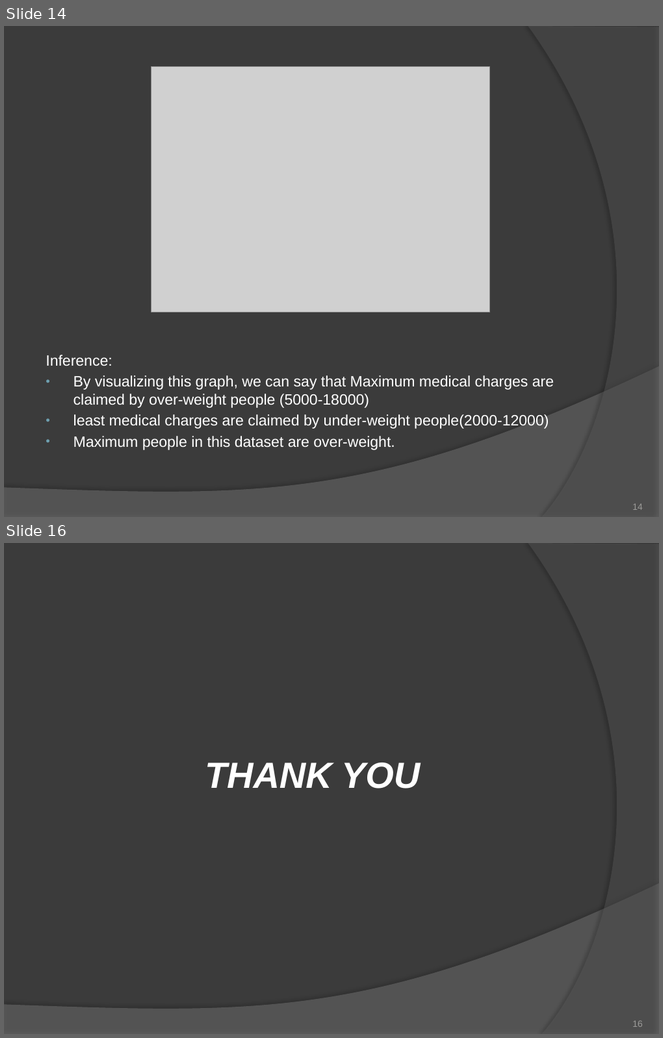
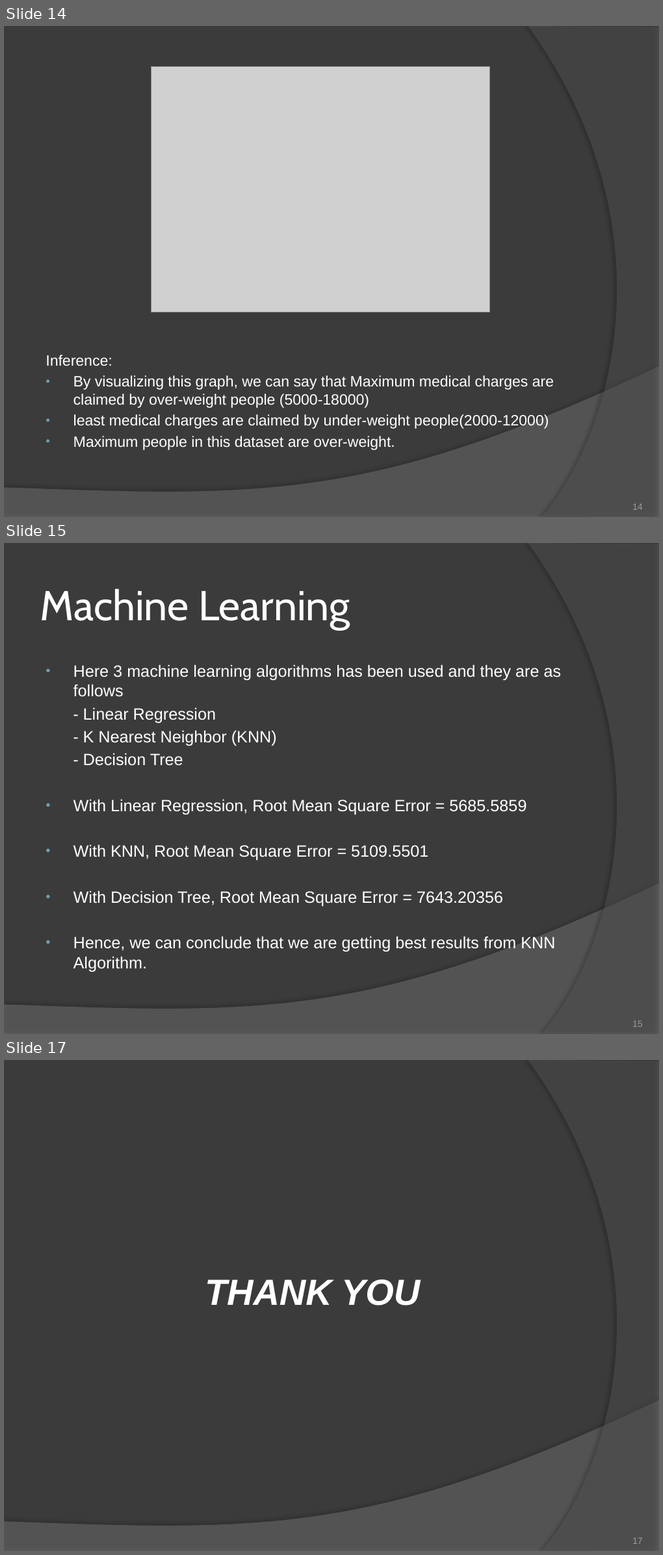
Before and after one commit to JoyitaH/Sample_projects_ML, a slide deck: Medical Insurance.pptx. Shown one above the other, each under a label of ours: slides 14 and 16 before the commit, slides 14, 15 and 17 after it; the slides between them are not shown. The pictures are 663x1038 and 663x1555 pixels, drawn with LibreOffice and Linux fonts; fonts in the diff are those of the drawing; grey boxes stand for pictures. Boxes give left, top, right and bottom in pixels: in the first picture for what was removed or moved away, otherwise in the second. Text is boxed around its words. In the diff, an @@ line names an element or a change of style, - is before the commit and + after.

```diff
--- a/Medical Insurance.pptx
+++ b/Medical Insurance.pptx
@@ slide 15 added at [4, 543, 659, 1034], background #3B3B3B; not listed: 2 template elements that a slide beside it also shows @@
@@ title added at [40, 589, 350, 629], 46 pt, text #FFFFFF @@
+Machine Learning
@@ text added at [74, 665, 562, 972], 18 pt, text #FFFFFF @@
+• Here 3 machine learning algorithms has been used and they are as follows
+- Linear Regression
+- K Nearest Neighbor (KNN)
+- Decision Tree
+• With Linear Regression, Root Mean Square Error = 5685.5859
+• With KNN, Root Mean Square Error = 5109.5501
+• With Decision Tree, Root Mean Square Error = 7643.20356
+• Hence, we can conclude that we are getting best results from KNN Algorithm.
@@ page number added at [633, 1021, 643, 1027], 10 pt, text #9D9B9A @@
+15
@@ what was slide 16 is now slide 17 @@
@@ page number at [633, 1538, 643, 1544]: text changed @@
-16
+17
```
Also in this commit, not shown: 1 slide changed, 8 other files.
